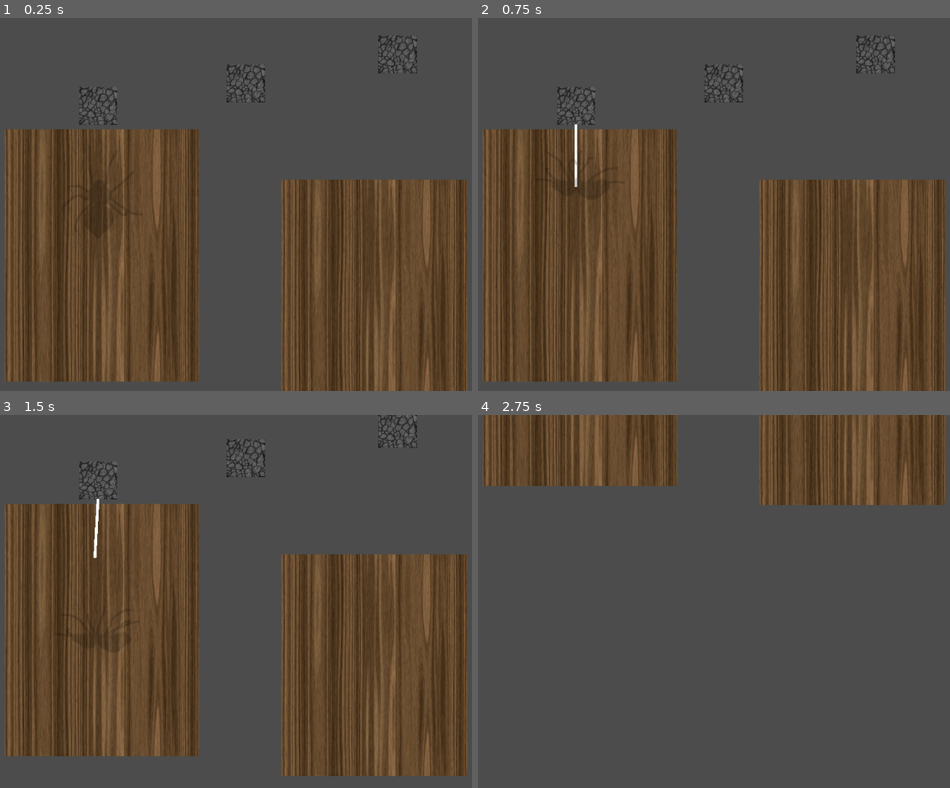
Above: before the commit, frames 1-4 (two rows, left to right).
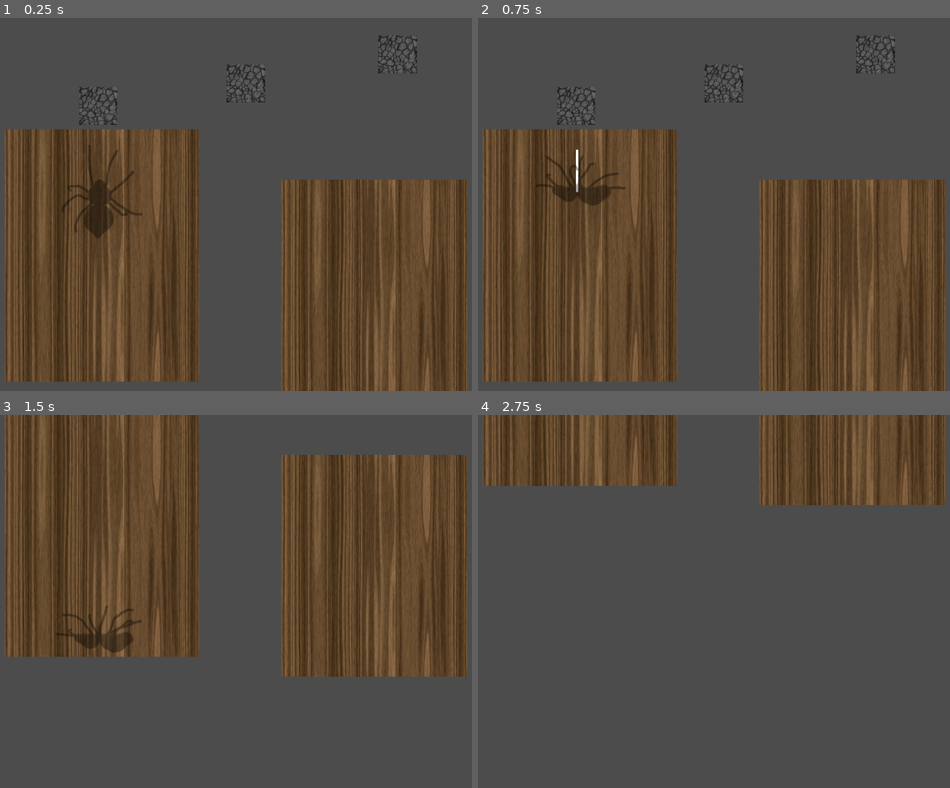
Above: after the commit, the same moments.

Repository: MarmotaGames/aracnotopia
Game: Godot game, scene res://levels/newWebTest/launchWebTest.tscn
The game is run twice, just before and just after one commit, with the same random seed, the same clock (stepped at 60 frames per second) and the same inputs. This scene is started directly instead of the project's main scene.
Inputs (mouse positions are in pixels of both pictures, inside the frame that each line leads up to):
- Up to frame 1 (0.25 s): no input
- Up to frame 2 (0.75 s): tap Enter at 0.5 s; move the mouse to (723, 279) at 0.52 s; hold Up (ui_up) from 0.53 s (still down); tap Ctrl (attachOrDetachFromArea) at 0.6 s; click (723, 279) at 0.67 s
- Up to frame 3 (1.5 s): keep holding Up (ui_up); tap L (excreteOrLeaveWeb, bound only before the commit) at 0.8, 1.35 s; move the mouse to (467, 657) at 1.27 s
- Up to frame 4 (2.75 s): click (945, 657) at 1.55 s; move the mouse to (562, 545) at 2.02 s; release Up (ui_up) at 2.03 s; press the mouse at (562, 545) at 2.03 s; hold Left (ui_left) from 2.03 s (still down); tap Ctrl (attachOrDetachFromArea) at 2.3 s

The runs differ from the first frame. In frame 1, less than 0.1% of the frame differs, in the area x 16-27%, y 41-56%; in frame 2, 0.5%; in frame 3, 45%, in the area x 1-99%, y 0-97%; in frame 4, nothing differs.

Commit message:
Right tilt when web sticks to stone

Diff:
--- a/GodotProject/areas/ContactArea.gd
+++ b/GodotProject/areas/ContactArea.gd
@@ -6,12 +6,10 @@
 onready var webPinJointNode
 
 func _on_ContactArea_area_entered(area):
-#	print(area.name, " entrouuu")
 	if area.name == "SpiderArea":
 		spiderNode.spiderInArea = true
 
 func _on_ContactArea_area_exited(area):
-#	print(area.name, " saiuuu")
 	if area.name == "SpiderArea":
 		spiderNode.spiderInArea = false
 		if not spiderNode.spiderOnWeb:
@@ -23,6 +21,11 @@
 		webNode = get_node("../../Web")
 		webPinJointNode = get_node("../../Web/PinJoint2D")
 
+		spiderNode.stonePinJointNode = stonePinJointNode
+		webNode.stonePinJointNode = stonePinJointNode
+
+		stonePinJointNode.set_global_position(webNode.topPosition)
+
 		spiderNode.spiderOnWeb = true
 		spiderNode.spiderIsLaunchingWeb = false
 		stonePinJointNode.set_node_b("../../Web")
--- a/GodotProject/levels/newWebTest/launchWebTest.tscn
+++ b/GodotProject/levels/newWebTest/launchWebTest.tscn
@@ -8,7 +8,7 @@
 
 [node name="Spider" parent="." index="0" instance=ExtResource( 1 )]
 
-modulate = Color( 1, 1, 1, 0.176784 )
+modulate = Color( 1, 1, 1, 0.370157 )
 position = Vector2( 225.855, 428.95 )
 z_index = 1
 _sections_unfolded = [ "Collision", "Linear", "Transform", "Visibility", "Z Index" ]
@@ -41,6 +41,3 @@
 
 position = Vector2( 705.996, 187.459 )
 _sections_unfolded = [ "Collision", "Transform" ]
-
-
-[editable path="Stone"]
--- a/GodotProject/player/Player_rigido.gd
+++ b/GodotProject/player/Player_rigido.gd
@@ -2,7 +2,8 @@
 
 onready var web_scene = preload("res://web//Web.tscn")
 onready var webNode
-onready var pinJointNode
+onready var stonePinJointNode
+onready var webPinJointNode
 onready var positionNode
 
 var webInstance
@@ -27,14 +28,15 @@
 
 func _integrate_forces(state):
 	if spiderOnWeb:
+		loadWebNodes()
 		var pointPosition = positionNode.get_global_position()
 		var xform = state.get_transform()
 
-		if webNode.isStretching:
-			pinJointNode.set_node_b("")
-			xform.origin = pointPosition
-			state.set_transform(xform)
-			pinJointNode.set_node_b("../../Spider")
+#		if webNode.isStretching:
+		webPinJointNode.set_node_b("")
+		xform.origin = pointPosition
+		state.set_transform(xform)
+		webPinJointNode.set_node_b("../../Spider")
 
 func _physics_process(delta):
 	if fall:
@@ -63,19 +65,18 @@
 		if Input.is_action_pressed("launchWeb"):
 			if spiderIsLaunchingWeb:
 				webNode.stretch("launch")
+				$AnimatedSprite.playing = true
+				webNode.show()
+
 			else:
 				spiderIsLaunchingWeb = true
 
 				webInstance = web_scene.instance()
 				get_parent().add_child(webInstance)
 				loadWebNodes()
+				webNode.hide()
 
-				var webPosition = self.global_position
-				webPosition.y -= 56
-				webNode.position = webPosition
 				webNode.set_gravity_scale(0)
-	#			pinJointNode.set_node_b("../../Spider")
-
 		elif Input.is_action_just_released("launchWeb"):
 			spiderIsLaunchingWeb = false
 			webInstance.queue_free()
@@ -118,10 +119,11 @@
 	if Input.is_action_just_released("ui_right"):
 		dirKeys[3] = 0
 
-	if !Input.is_action_pressed("ui_up") and !Input.is_action_pressed("ui_right") and !Input.is_action_pressed("ui_left") and !Input.is_action_pressed("ui_down") and !fall:
-		$AnimatedSprite.playing = false
+	if not spiderIsLaunchingWeb:
+		if !Input.is_action_pressed("ui_up") and !Input.is_action_pressed("ui_right") and !Input.is_action_pressed("ui_left") and !Input.is_action_pressed("ui_down") and !fall:
+			$AnimatedSprite.playing = false
 
-	if spiderInArea and not $StickTimer.time_left and Input.is_action_just_pressed("attachOrDetachFromArea"):
+	if Input.is_action_just_pressed("attachOrDetachFromArea") and spiderInArea and not $StickTimer.time_left:
 		if fall or spiderOnWeb:
 			set_linear_velocity(Vector2(0,0))
 			fall = false
@@ -131,9 +133,12 @@
 			$AnimatedSprite.playing = false
 			$StickTimer.start()
 			if spiderOnWeb:
+				webNode.isStretching = false
 				spiderOnWeb = false
-				webNode.isStretching = false
-				pinJointNode.set_node_b("")
+
+				webPinJointNode.set_node_b("")
+				stonePinJointNode.set_node_b("")
+				webNode.queue_free()
 
 		else:
 			fall = true
@@ -174,9 +179,9 @@
 
 func loadWebNodes():
 #	webNode = get_node("Web")
-#	pinJointNode = get_node("Web/PinJoint2D")
+#	webPinJointNode = get_node("Web/PinJoint2D")
 #	positionNode = get_node("Web/Sprite/Position2D")
 
 	webNode = get_node("../Web")
-	pinJointNode = get_node("../Web/PinJoint2D")
+	webPinJointNode = get_node("../Web/PinJoint2D")
 	positionNode = get_node("../Web/Sprite/Position2D")
--- a/GodotProject/project.godot
+++ b/GodotProject/project.godot
@@ -34,7 +34,7 @@
  ]
 stretchWeb=[ Object(InputEventMouseButton,"resource_local_to_scene":false,"resource_name":"","device":0,"alt":false,"sh …(213 unchanged characters)…
  ]
-excreteOrLeaveWeb=[ Object(InputEventKey,"resource_local_to_scene":false,"resource_name":"","device":0,"alt":false,"shift":false,"control":false,"meta":false,"command":false,"pressed":false,"scancode":76,"unicode":0,"echo":false,"script":null)
+dropFromWeb=[ Object(InputEventKey,"resource_local_to_scene":false,"resource_name":"","device":0,"alt":false,"shift":false,"control":false,"meta":false,"command":false,"pressed":false,"scancode":76,"unicode":0,"echo":false,"script":null)
 , Object(InputEventMouseButton,"resource_local_to_scene":false,"resource_name":"","device":0,"alt":false,"shift":false, …(202 unchanged characters)…
  ]
 attachOrDetachFromArea=[ Object(InputEventKey,"resource_local_to_scene":false,"resource_name":"","device":0,"alt":false,"shift":false,"control":false,"meta":false,"command":false,"pressed":false,"scancode":16777238,"unicode":0,"echo":false,"script":null)
--- a/GodotProject/web/Web.gd
+++ b/GodotProject/web/Web.gd
@@ -1,14 +1,18 @@
 extends RigidBody2D
 
 onready var spiderNode = get_node("../Spider")
-onready var stonePinJointNode = get_node("../Stone/PinJoint2D")
+onready var stonePinJointNode = null
+#onready var bundaPositionNode = get_node("../Spider/BundaPosition")
 
 var isStretching = false
+onready var topPosition = $Sprite/Position2DTop.get_global_position()
+onready var bottomPosition = $Sprite/Position2DBottom.get_global_position()
 
 export var stretchSpeed = 5
-export var inferiorStretchLimit = 0.35
-export var superiorStretchLimit = 1.5
-export var launchLimit = 50
+export var webLaunchSpeed = 20
+export var inferiorStretchLimit = 0.05
+export var superiorStretchLimit = 30
+export var launchLimit = 30
 
 #func _ready():
 #	spiderNode.spiderOnWeb = true
@@ -22,19 +26,16 @@
 			stretch("up")
 		else:
 			isStretching = false
-#	elif spiderNode.spiderIsLaunchingWeb:
-#		stretch("launch")
 
-	if Input.is_action_just_pressed("excreteOrLeaveWeb"):
+	if Input.is_action_just_pressed("dropFromWeb"):
 		if spiderNode.spiderOnWeb:
 			isStretching = false
-			$PinJoint2D.set_node_b("")
 			spiderNode.spiderOnWeb = false
 			spiderNode.fall = true
-		elif not spiderNode.fall:
-			#iniciar secrecão
-			#spiderNode.spiderOnWeb = true DESCOMENTAR QUANDO IMPLEMENTAR
-			pass
+
+			$PinJoint2D.set_node_b("")
+			stonePinJointNode.set_node_b("")
+			self.queue_free()
 
 func stretch(direction):
 	isStretching = true
@@ -46,41 +47,46 @@
 	elif direction == "up" and scale.y > inferiorStretchLimit:
 		scale.y -= 0.001*stretchSpeed
 	elif direction == "launch" and scale.y < launchLimit:
-		scale.y += 0.001*stretchSpeed
+		scale.y += 0.01*webLaunchSpeed
 
 	$Sprite.set_scale(scale)
 	$CollisionShape2D.set_scale(scale)
-#	$WebArea/CollisionShape2D.set_scale(scale)
 
 	positionSprite(direction, scale)
 
 	var pointPosition = $Sprite/Position2D.get_global_position()
-	$PinJoint2D.set_global_position(pointPosition)
+	$PinJoint2D.set_global_position(bottomPosition)
 
 func positionSprite(direction, spriteScale):
 	if spriteScale.y > superiorStretchLimit or spriteScale.y < inferiorStretchLimit:
+		print("ta retornando nadaaa")
 		return
 
 #	var rayVector = spritePosition - topPosition
 #	var rayModule = sqrt(pow(rayVector.x, 2) + pow(rayVector.y, 2))
 #	var webVector = bottomPosition - topPosition
 
-	var stonePinJointPosition = stonePinJointNode.get_global_position()
 	var spiderPosition = spiderNode.get_global_position()
+	var spritePosition = $Sprite.get_global_position()
 
-	var bottomPosition = $Sprite/Position2DBottom.get_global_position()
-	var topPosition = $Sprite/Position2DTop.get_global_position()
+	topPosition = $Sprite/Position2DTop.get_global_position()
+	bottomPosition = $Sprite/Position2DBottom.get_global_position()
 
-	var topDifference = stonePinJointPosition - topPosition
-	var botDifference = spiderPosition - bottomPosition
+	if spiderNode.spiderOnWeb:
+		var stonePinJointPosition = stonePinJointNode.get_global_position()
+		var topDifference = stonePinJointPosition - topPosition
 
-	var spritePosition = $Sprite.get_global_position()
-	if direction == "down" or direction == "up":
-		spritePosition.y += topDifference.y
-		spritePosition.x += topDifference.x
-	elif direction == "launch":
-		spritePosition.y += botDifference.y
-		spritePosition.x += botDifference.x
+		if direction == "down" or direction == "up":
+			spritePosition.y += topDifference.y
+			spritePosition.x += topDifference.x
+	else:
+#		var bundaPosition = bundaPositionNode.get_global_position()
+#		var botDifference = bundaPosition - bottomPosition
+		var botDifference = spiderPosition - bottomPosition
+
+		if direction == "launch":
+			spritePosition.y += botDifference.y
+			spritePosition.x += botDifference.x
 
 	$Sprite.set_global_position(spritePosition)
 	$CollisionShape2D.set_global_position(spritePosition)
--- a/GodotProject/web/Web.tscn
+++ b/GodotProject/web/Web.tscn
@@ -2,18 +2,18 @@
 
 [ext_resource path="res://web/Web.gd" type="Script" id=1]
 [ext_resource path="res://assets/web/newWeb.png" type="Texture" id=2]
+
+[sub_resource type="RectangleShape2D" id=1]
+
+custom_solver_bias = 0.0
+extents = Vector2( 7.5, 116.5 )
 
 [sub_resource type="RectangleShape2D" id=2]
 
 custom_solver_bias = 0.0
 extents = Vector2( 7.5, 116.5 )
 
-[sub_resource type="RectangleShape2D" id=1]
-
-custom_solver_bias = 0.0
-extents = Vector2( 7.5, 116.5 )
-
-[node name="Web" type="RigidBody2D"]
+[node name="Web" type="RigidBody2D" index="0"]
 
 input_pickable = false
 collision_layer = 16
@@ -36,13 +36,14 @@
 script = ExtResource( 1 )
 _sections_unfolded = [ "Angular", "Collision", "Linear", "Pickable", "Transform" ]
 stretchSpeed = 5
-inferiorStretchLimit = 0.35
-superiorStretchLimit = 1.5
-launchLimit = 50
+webLaunchSpeed = 3
+inferiorStretchLimit = 0.05
+superiorStretchLimit = 30
+launchLimit = 30
 
 [node name="Sprite" type="Sprite" parent="." index="0"]
 
-scale = Vector2( 0.3, 0.45 )
+scale = Vector2( 0.3, 0.2 )
 texture = ExtResource( 2 )
 _sections_unfolded = [ "Transform" ]
 
@@ -61,7 +62,6 @@
 [node name="Position2DBottom" type="Position2D" parent="Sprite" index="2"]
 
 position = Vector2( 0, 116.5 )
-scale = Vector2( 3.33333, 1.25 )
 _sections_unfolded = [ "Transform" ]
 
 [node name="WebArea" type="Area2D" parent="Sprite" index="3"]
@@ -78,19 +78,19 @@
 [node name="CollisionShape2D" type="CollisionShape2D" parent="Sprite/WebArea" index="0"]
 
 scale = Vector2( 0.3, 0.45 )
-shape = SubResource( 2 )
+shape = SubResource( 1 )
 _sections_unfolded = [ "Transform" ]
 
 [node name="CollisionShape2D" type="CollisionShape2D" parent="." index="1"]
 
-scale = Vector2( 0.3, 0.45 )
-shape = SubResource( 1 )
-_sections_unfolded = [ "Transform" ]
+scale = Vector2( 0.3, 0.2 )
+shape = SubResource( 2 )
+_sections_unfolded = [ "Transform", "Z Index" ]
 
 [node name="PinJoint2D" type="PinJoint2D" parent="." index="2"]
 
-position = Vector2( -0.0556889, 47.6683 )
-scale = Vector2( 0.3, 0.3 )
+position = Vector2( 0, 23.143 )
+scale = Vector2( 0.5, 0.5 )
 node_a = NodePath("..")
 node_b = NodePath("")
 bias = 0.9
